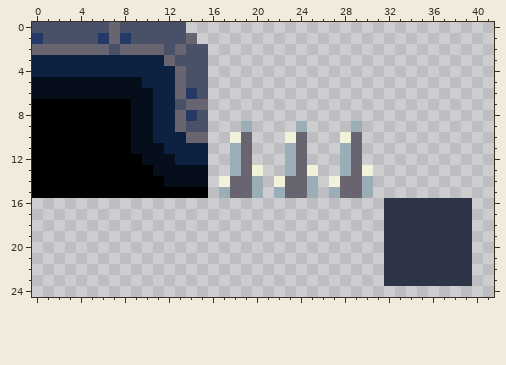
Two states of a pixel-art file, Assets/MundoBizarroPlaceholder.aseprite. Above: the version before the commit.
64x64 pixels, 1 frame. Shown: x 0..41, y 0..24.
After:
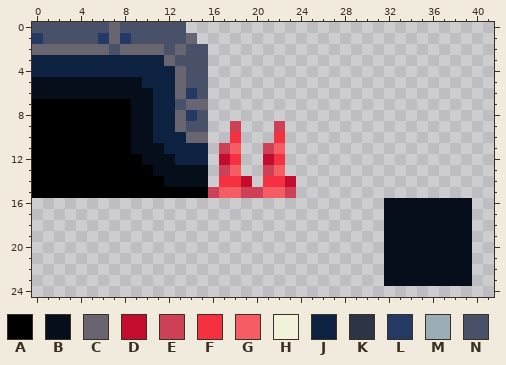
Palette (. is transparent): A #000000  B #050e1a  C #696570  D #c40c2e  E #ce4055  F #f53141  G #f55c63  H #f2f2da  J #0d2140  K #2c3445  L #243966  M #9badb7  N #495169
Edits made:
The edit turns colour K into colour B in rows 16 to 23 at x 32 to 39.
There is now colour D in row 12 at x 17 and 21.
The edit turns colour C into colour D in row 14 at x 19 and 23.
There is now colour E in row 9 at x 18 and 22; in row 11 at x 17 and 21; in row 13 at x 17 and 21; in row 15 at x 16.
The edit turns colour C into colour E in row 15 at x 19 and 23.
The edit turns colour M into colour E in row 15 at x 20.
There is now colour F in row 10 at x 22; in row 12 at x 22; in row 14 at x 21.
The edit turns colour C into colour F in row 14 at x 18.
The edit turns colour H into colour F in row 10 at x 18; in row 14 at x 17 and 22.
The edit turns colour M into colour F in row 12 at x 18.
There is now colour G in row 11 at x 22; in row 13 at x 22; in row 15 at x 21.
The edit turns colour C into colour G in row 15 at x 18.
The edit turns colour M into colour G in row 11 at x 18; in row 13 at x 18; in row 15 at x 17 and 22.
Colour C is gone in rows 10 to 13 at x 19, 24 and 29; in rows 14 to 15 at x 24 and 28 to 29.
Colour H is gone in row 10 at x 23 and 28; in row 13 at x 20, 25 and 30; in row 14 at x 27.
Colour M is gone in row 9 at x 19, 24 and 29; in rows 11 to 13 at x 23 and 28; in row 14 at x 20, 25 and 30; in row 15 at x 25, 27 and 30.
Changed places in both pictures, as pixel boxes (x1, y1, x2, y2):
changed: (208, 121, 472, 286)
